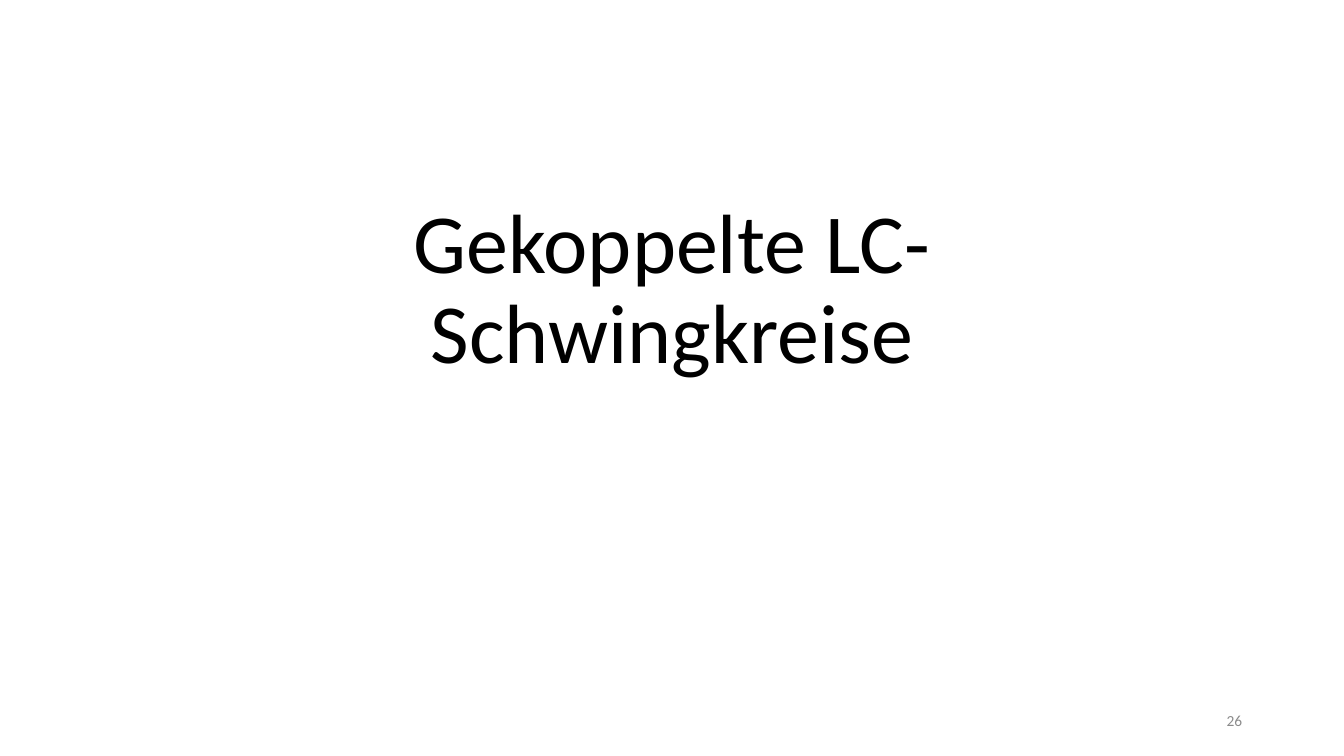
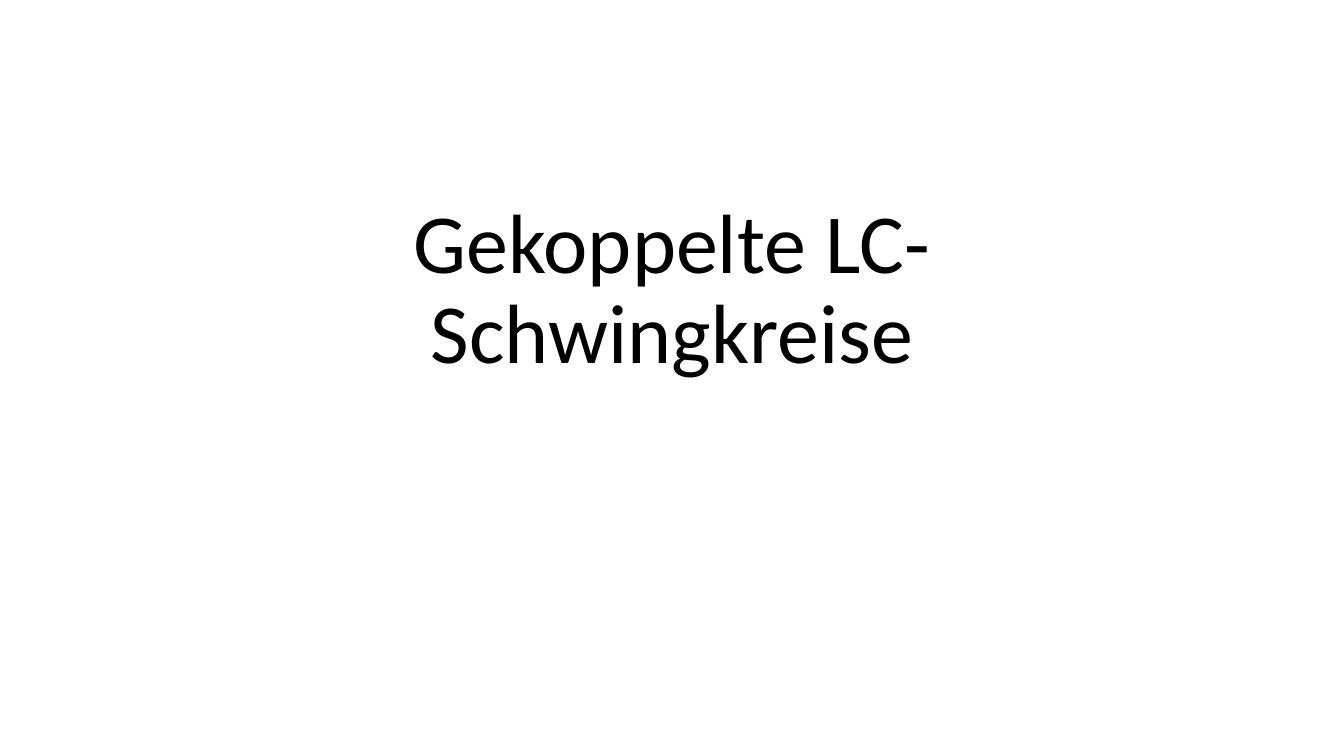
Before and after one commit to thewhitecat/grundpraktikum1, a slide deck: slide 25 of Elektronik/Elektronik.pptx (slide 26 before the commit). Drawn at 1344x756 pixels with LibreOffice and Linux fonts; fonts in the diff are those of the drawing. Boxes give left, top, right and bottom in pixels: in the first picture for what was removed or moved away, otherwise in the second. Text is boxed around its words. In the diff, an @@ line names an element or a change of style, - is before the commit and + after.

```diff
--- a/Elektronik/Elektronik.pptx
+++ b/Elektronik/Elektronik.pptx
@@ page number removed at <box>1227,715,1243,726</box> @@
-26
```
Also in this commit, not shown: 14 other slides changed, 1 slide removed.
